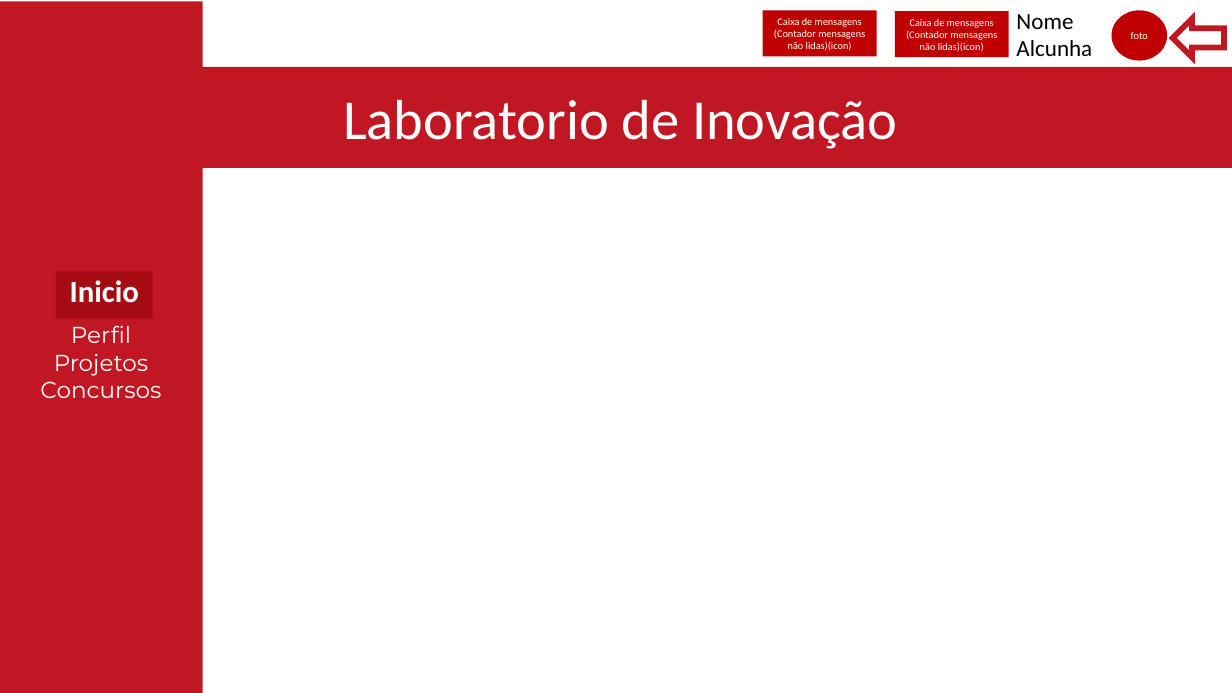
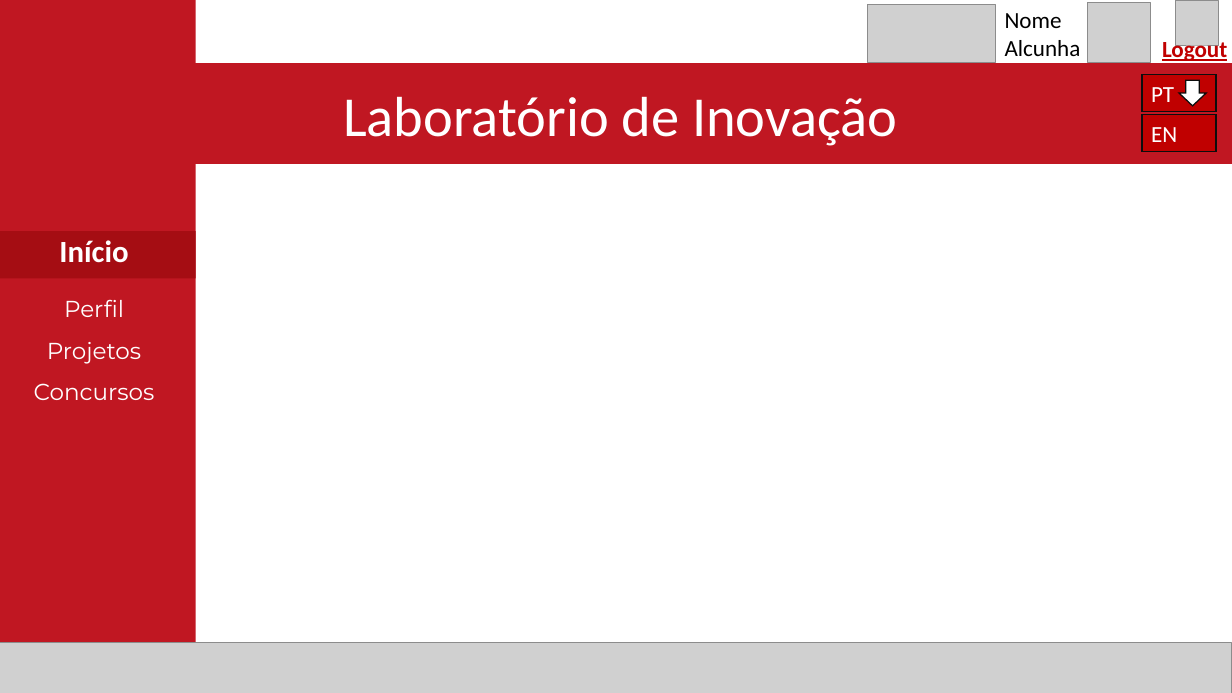
Before and after one commit to Reaf25pt/CriticalProject, a slide deck: slide 6 of frontend/Projetofinal.pptx. Drawn at 1232x693 pixels with LibreOffice and Linux fonts; fonts in the diff are those of the drawing; grey boxes stand for pictures. Boxes give left, top, right and bottom in pixels: in the first picture for what was removed or moved away, otherwise in the second. Text is boxed around its words. In the diff, an @@ line names an element or a change of style, - is before the commit and + after.

```diff
--- a/frontend/Projetofinal.pptx
+++ b/frontend/Projetofinal.pptx
@@ rectangle "Perfil": place and size @@
-rectangle "Perfil" at [0, 2, 202, 693]
+rectangle "Perfil" at [0, 0, 196, 691]
@@ rectangle "Perfil" at [0, 0, 196, 691]: line spacing 1 to 1.5 @@
@@ rectangle removed at [762, 10, 876, 56] @@
-Caixa de mensagens
-(Contador mensagens não lidas)(icon)
@@ picture added at [868, 5, 996, 63] @@
@@ rectangle removed at [895, 11, 1008, 57] @@
-Caixa de mensagens
-(Contador mensagens não lidas)(icon)
@@ text "Nome": place and size @@
-text "Nome" at [1016, 14, 1092, 56]
+text "Nome" at [1005, 13, 1081, 56]
@@ picture added at [1088, 2, 1151, 63] @@
@@ ellipse removed at [1112, 10, 1167, 60] @@
-foto
@@ left arrow removed at [1173, 18, 1225, 57] @@
@@ picture added at [1176, 1, 1218, 45] @@
@@ text added at [1162, 38, 1227, 64], 18 pt, text #C00000, bold, underline @@
+Logout
@@ rectangle "Laboratório de Inovação": place and size @@
-rectangle "Laboratório de Inovação" at [9, 67, 1232, 167]
+rectangle "Laboratório de Inovação" at [9, 63, 1232, 164]
@@ rectangle added at [1142, 74, 1216, 112], fill #C00000, outline #0D0D0D 1 pt, 18 pt, text #FFFFFF @@
+PT
@@ down arrow added at [1179, 80, 1206, 106], fill #FFFFFF, outline #0D0D0D 1 pt @@
@@ text in rectangle at [343, 96, 897, 146]: text changed @@
-Laboratorio de Inovação
+Laboratório de Inovação
@@ rectangle added at [1142, 115, 1216, 152], fill #C00000, outline #0D0D0D 1 pt, 18 pt, text #FFFFFF @@
+EN
@@ rectangle "Início": place and size @@
-rectangle "Início" at [55, 272, 152, 319]
+rectangle "Início" at [0, 231, 196, 278]
@@ text in rectangle at [59, 240, 128, 263]: text changed @@
-Inicio
+Início
@@ picture added at [0, 642, 1231, 693] @@
```
Also in this commit, not shown: 16 other slides changed, 7 slides added, 9 slides removed.
